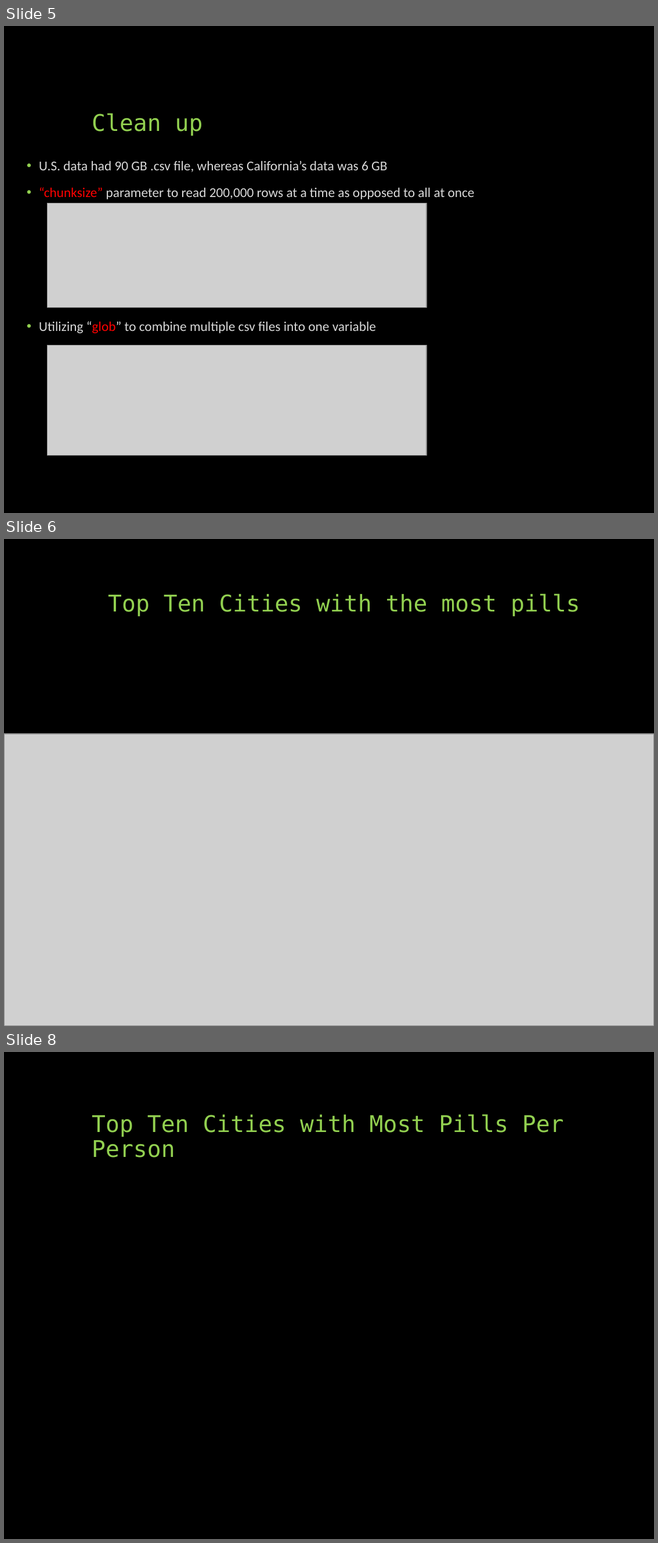
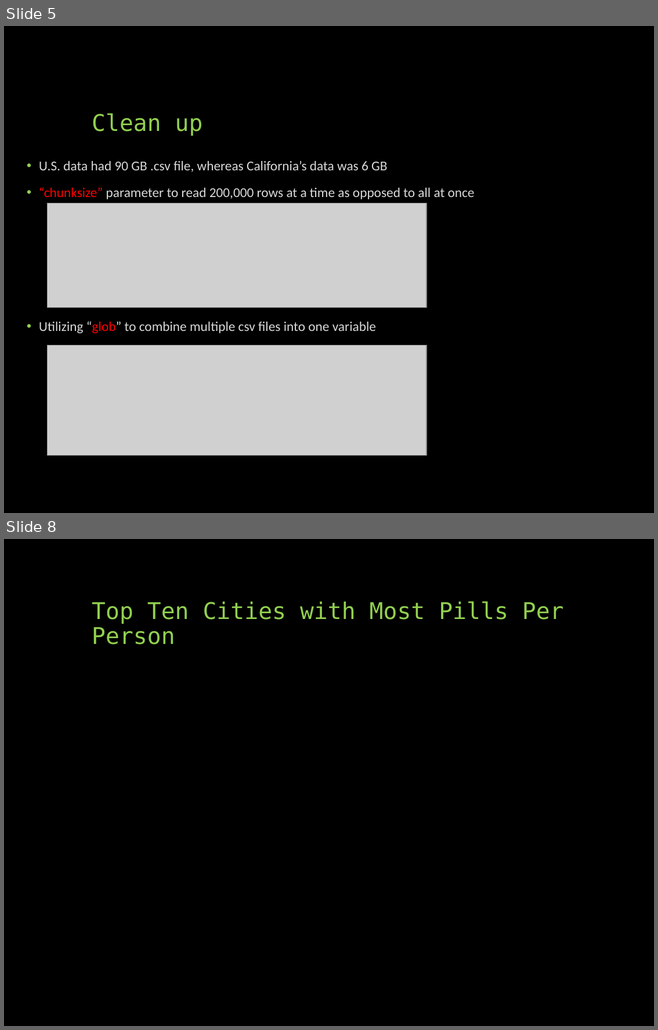
Before and after one commit to davidjaimes/pain-pills-in-the-usa, a slide deck: Prescription Pain Pills.pptx. Shown one above the other, each under a label of ours: slides 5, 6 and 8 before the commit, slides 5 and 8 after it; the slides between them are not shown. The pictures are 658x1543 and 658x1030 pixels, drawn with LibreOffice and Linux fonts; fonts in the diff are those of the drawing; grey boxes stand for pictures. Boxes give left, top, right and bottom in pixels: in the first picture for what was removed or moved away, otherwise in the second. Text is boxed around its words. In the diff, an @@ line names an element or a change of style, - is before the commit and + after.

```diff
--- a/Prescription Pain Pills.pptx
+++ b/Prescription Pain Pills.pptx
@@ slide 6 removed at (4, 539, 654, 1026), background #000000 @@
@@ title removed at (108, 594, 580, 617) @@
-Top Ten Cities with the most pills
@@ picture removed at (4, 734, 654, 1026) @@
```
Also in this commit, not shown: 2 slides added, 2 other slides removed, 1 other file.
